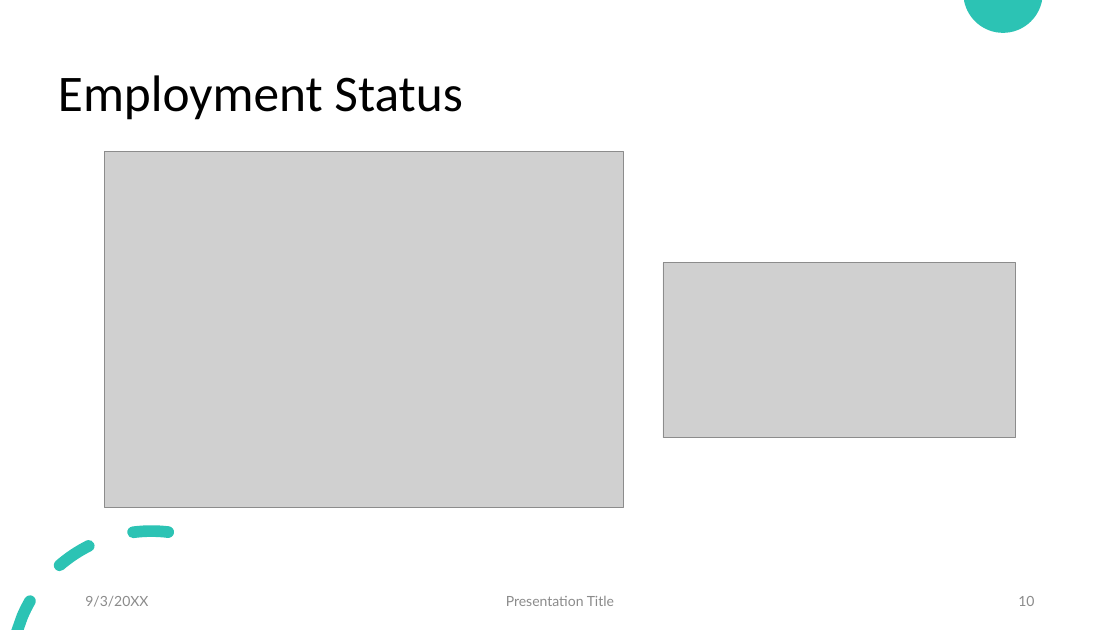
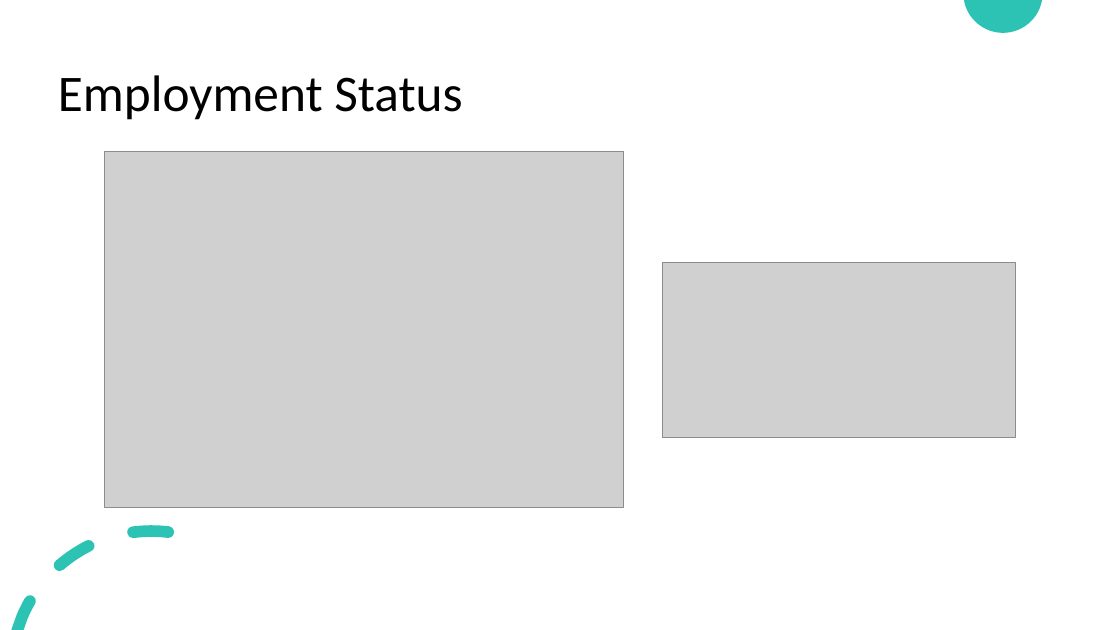
Before and after one commit to gmedina-mx/cs8631-datamngmt-ncl-final-assignment, a slide deck: slide 10 of reports/presentation.pptx. Drawn at 1120x630 pixels with LibreOffice and Linux fonts; fonts in the diff are those of the drawing; grey boxes stand for pictures. Boxes give left, top, right and bottom in pixels: in the first picture for what was removed or moved away, otherwise in the second. Text is boxed around its words. In the diff, an @@ line names an element or a change of style, - is before the commit and + after.

```diff
--- a/reports/presentation.pptx
+++ b/reports/presentation.pptx
@@ freeform shape at (x1=12, y1=525, x2=175, y2=630): outline redrawn @@
@@ text removed at (x1=85, y1=596, x2=148, y2=607) @@
-9/3/20XX
@@ text removed at (x1=506, y1=596, x2=614, y2=606) @@
-Presentation Title
@@ page number removed at (x1=1018, y1=596, x2=1034, y2=606) @@
-10
```
Also in this commit, not shown: 10 other slides changed, 2 slides added, 2 slides removed, 1 other file.
